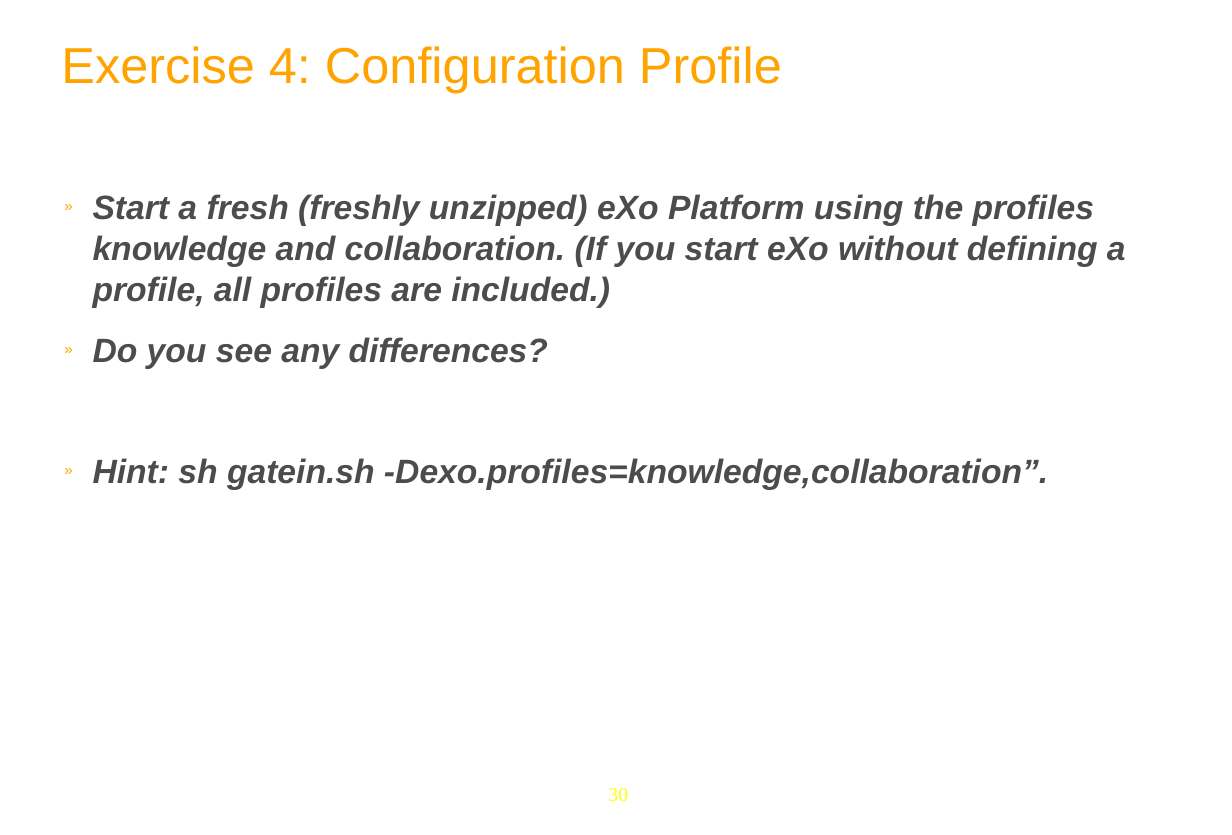
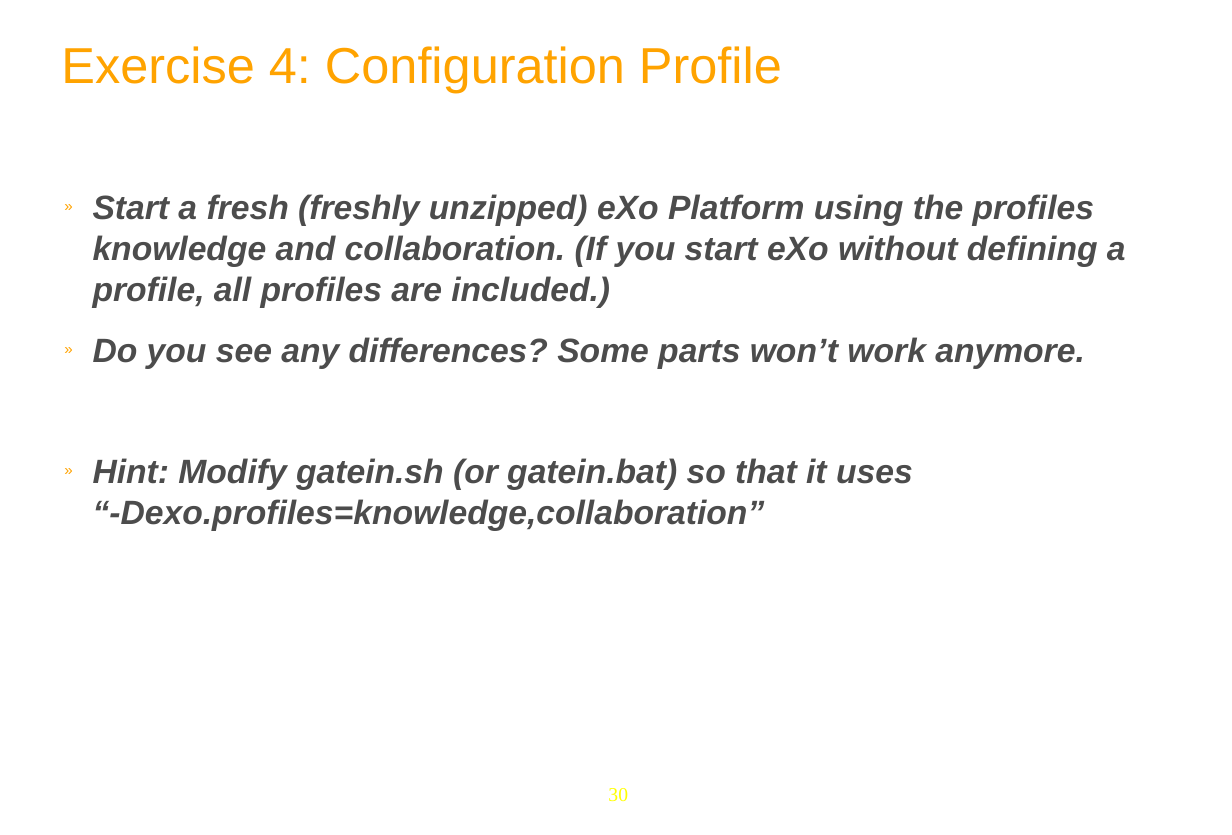
Before and after one commit to anhvurz90/training, a slide deck: slide 30 of exo-developer/210-configuration/slides/210-Portal-configuration-XDev-en.ppt. Drawn at 1232x835 pixels with LibreOffice and Linux fonts; fonts in the diff are those of the drawing; background and template pictures are left out. Boxes give left, top, right and bottom in pixels: in the first picture for what was removed or moved away, otherwise in the second. Text is boxed around its words. In the diff, an @@ line names an element or a change of style, - is before the commit and + after.

```diff
--- a/exo-developer/210-configuration/slides/210-Portal-configuration-XDev-en.ppt
+++ b/exo-developer/210-configuration/slides/210-Portal-configuration-XDev-en.ppt
@@ text at [93, 337, 1085, 531]: text changed @@
-» Do you see any differences?
-» Hint: sh gatein.sh -Dexo.profiles=knowledge,collaboration”.
+» Do you see any differences? Some parts won’t work anymore.
+» Hint: Modify gatein.sh (or gatein.bat) so that it uses
+  “-Dexo.profiles=knowledge,collaboration”
```
Also in this commit, not shown: 6 other slides changed, 1 other file.
